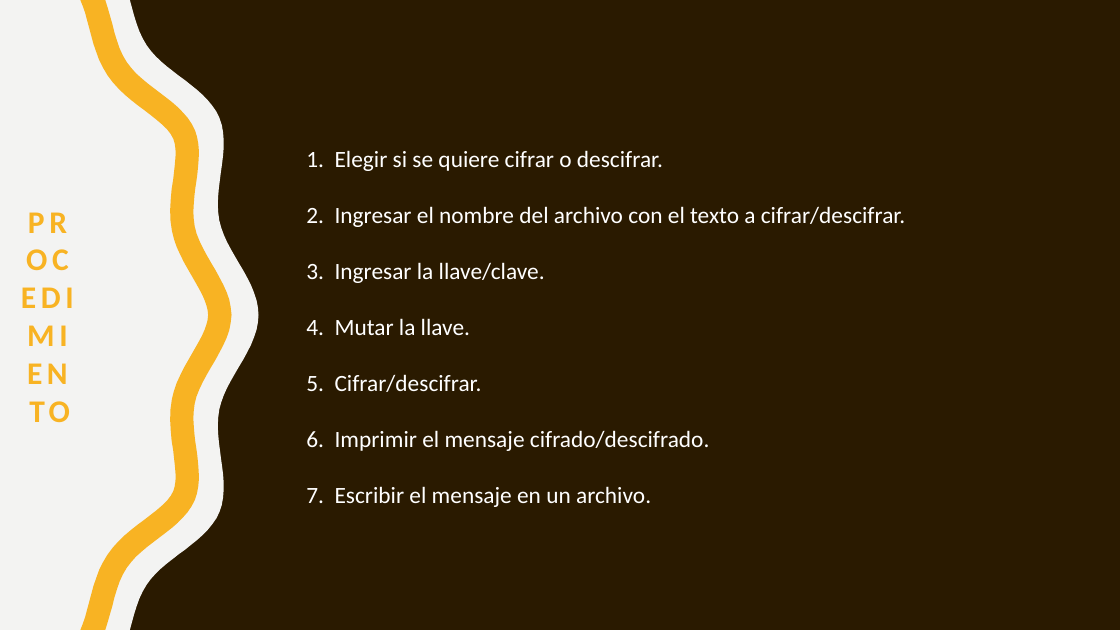
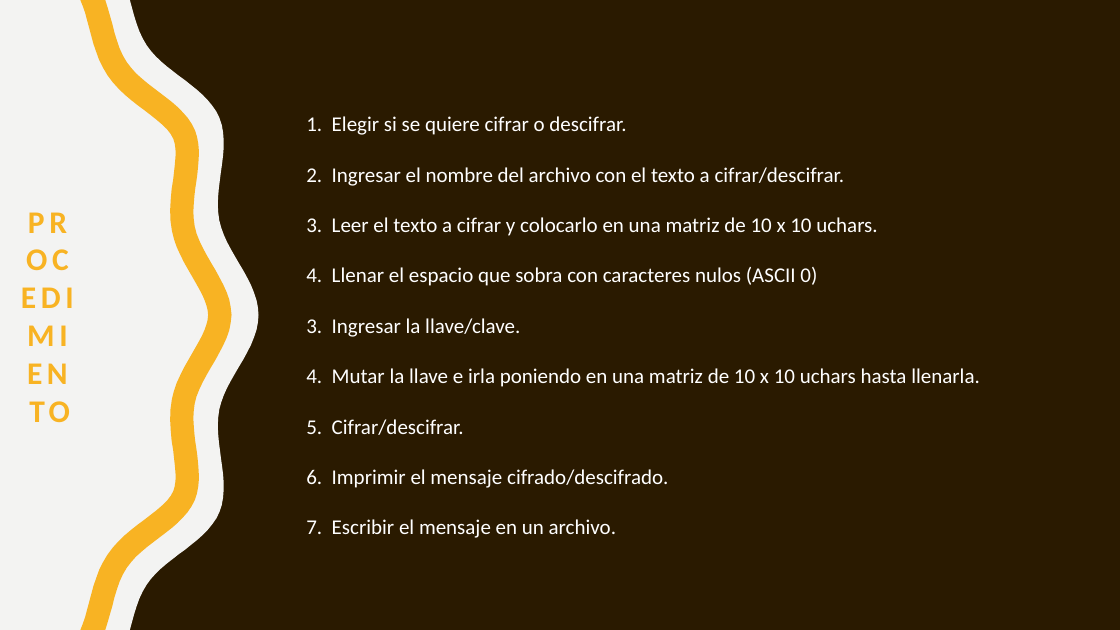
Before and after one commit to CelisIvan/CipherAlgorithm, a slide deck: slide 7 of algoritmo.pptx (slide 5 before the commit). Drawn at 1120x630 pixels with LibreOffice and Linux fonts; fonts in the diff are those of the drawing. Boxes give left, top, right and bottom in pixels: in the first picture for what was removed or moved away, otherwise in the second. Text is boxed around its words. In the diff, an @@ line names an element or a change of style, - is before the commit and + after.

Commit message:
Add presentacion

```diff
--- a/algoritmo.pptx
+++ b/algoritmo.pptx
@@ title at [306,116,980,538]: text changed; size 20 to 18 pt @@
-1. Elegir si se quiere cifrar o descifrar.
-2. Ingresar el nombre del archivo con el texto a cifrar/descifrar.
-3. Ingresar la llave/clave.
-4. Mutar la llave.
-5. Cifrar/descifrar.
-6. Imprimir el mensaje cifrado/descifrado.
-7. Escribir el mensaje en un archivo.
+1. Elegir si se quiere cifrar o descifrar.
+2. Ingresar el nombre del archivo con el texto a cifrar/descifrar.
+3. Leer el texto a cifrar y colocarlo en una matriz de 10 x 10 uchars.
+4. Llenar el espacio que sobra con caracteres nulos (ASCII 0)
+3. Ingresar la llave/clave.
+4. Mutar la llave e irla poniendo en una matriz de 10 x 10 uchars hasta llenarla.
+5. Cifrar/descifrar.
+6. Imprimir el mensaje cifrado/descifrado.
+7. Escribir el mensaje en un archivo.
```
